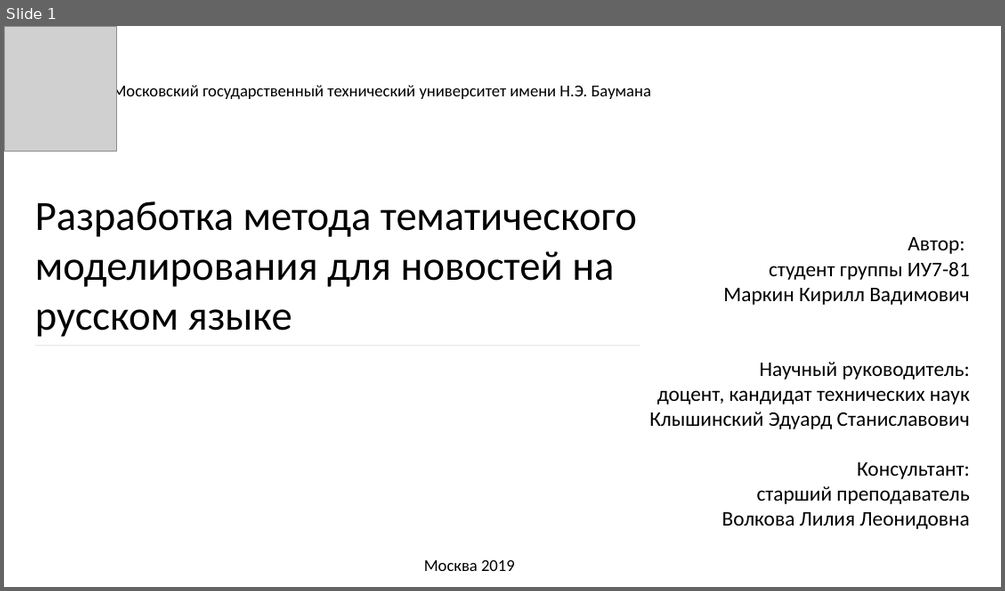
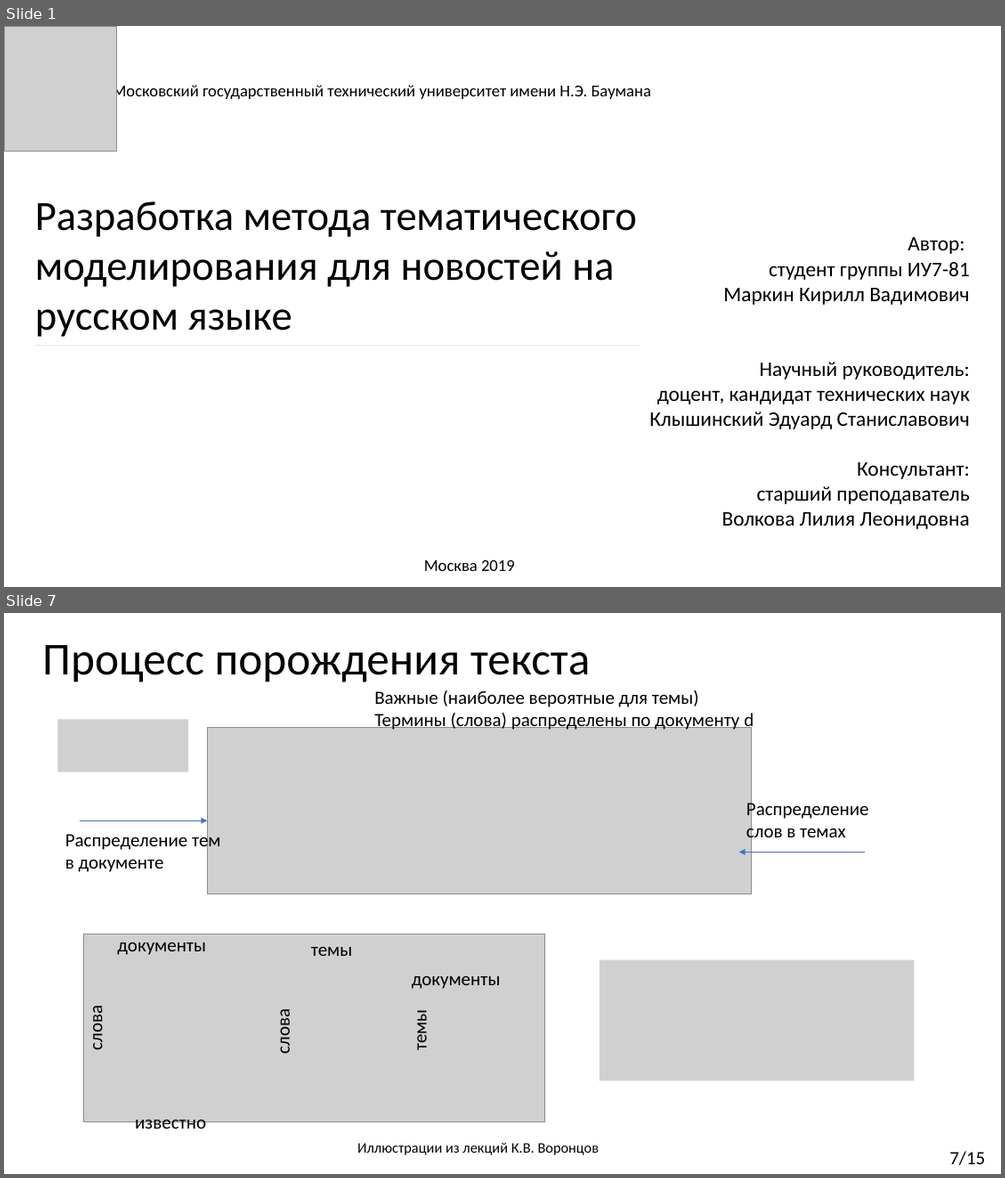
Before and after one commit to Kirmark/bachelor-qualification-work, a slide deck: presentation/presentation.pptx. Shown one above the other, each under a label of ours: slide 1 before the commit, slides 1 and 7 after it; the slides between them are not shown. The pictures are 1005x591 and 1005x1178 pixels, drawn with LibreOffice and Linux fonts; fonts in the diff are those of the drawing; grey boxes stand for pictures. Boxes give left, top, right and bottom in pixels: in the first picture for what was removed or moved away, otherwise in the second. Text is boxed around its words. In the diff, an @@ line names an element or a change of style, - is before the commit and + after.

```diff
--- a/presentation/presentation.pptx
+++ b/presentation/presentation.pptx
@@ slide 7 added at box(4, 613, 1001, 1174), background #FFFFFF @@
@@ text added at box(42, 645, 590, 682), 44 pt, text #000000 @@
+Процесс порождения текста
@@ text added at box(374, 690, 753, 731), 18 pt, text #000000 @@
+Важные (наиболее вероятные для темы)
+Термины (слова) распределены по документу d
@@ picture added at box(57, 719, 188, 772) @@
@@ picture added at box(208, 728, 752, 893) @@
@@ arrow added from (81, 821) to (208, 821), #4472C4 0.5 pt @@
@@ text added at box(746, 800, 869, 844), 18 pt, text #000000 @@
+Распределение
+слов в темах
@@ text added at box(65, 830, 220, 872), 18 pt, text #000000 @@
+Распределение тем
+в документе
@@ arrow added from (865, 852) to (739, 852), #4472C4 0.5 pt @@
@@ picture added at box(599, 960, 914, 1081) @@
@@ group added at box(84, 933, 545, 1121): 6 texts, 1 picture @@
+слова
+документы
+слова
+темы
+документы
+темы
@@ text added at box(135, 1119, 206, 1134), 18 pt, text #000000 @@
+известно
@@ text added at box(357, 1143, 599, 1155), 14 pt, text #000000 @@
+Иллюстрации из лекций К.В. Воронцов
@@ text added at box(949, 1151, 985, 1165), 18 pt, text #000000 @@
+7/15
```
Also in this commit, not shown: 9 slides changed, 3 other slides added, 4 slides removed, 5 other files.
